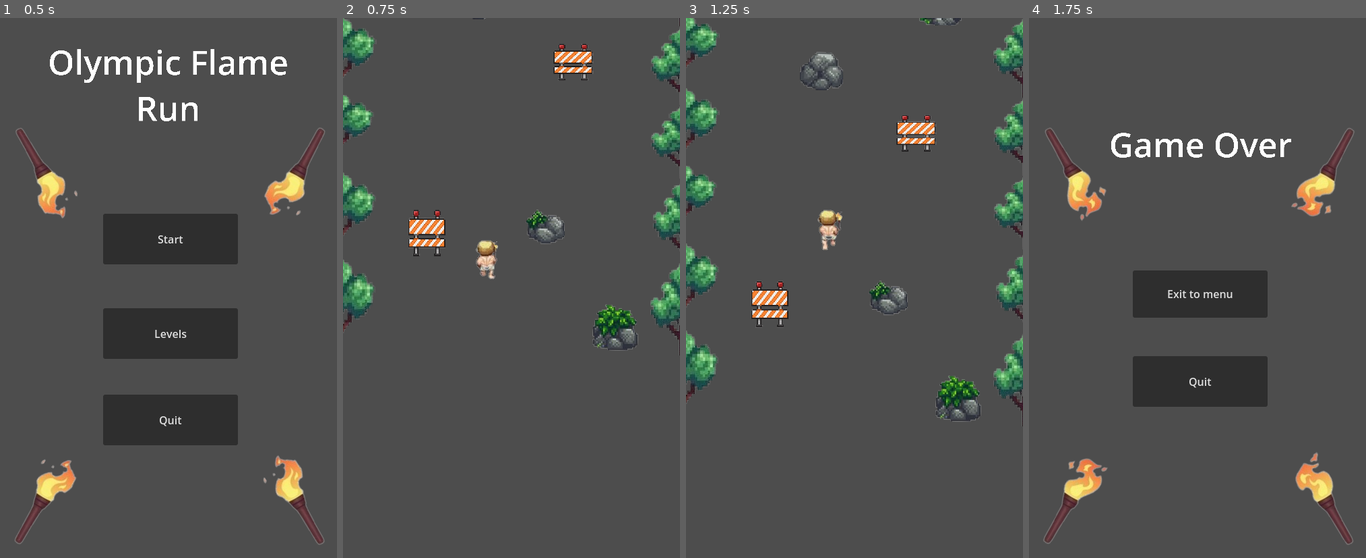
Above: before the commit, frames 1-4 (left to right).
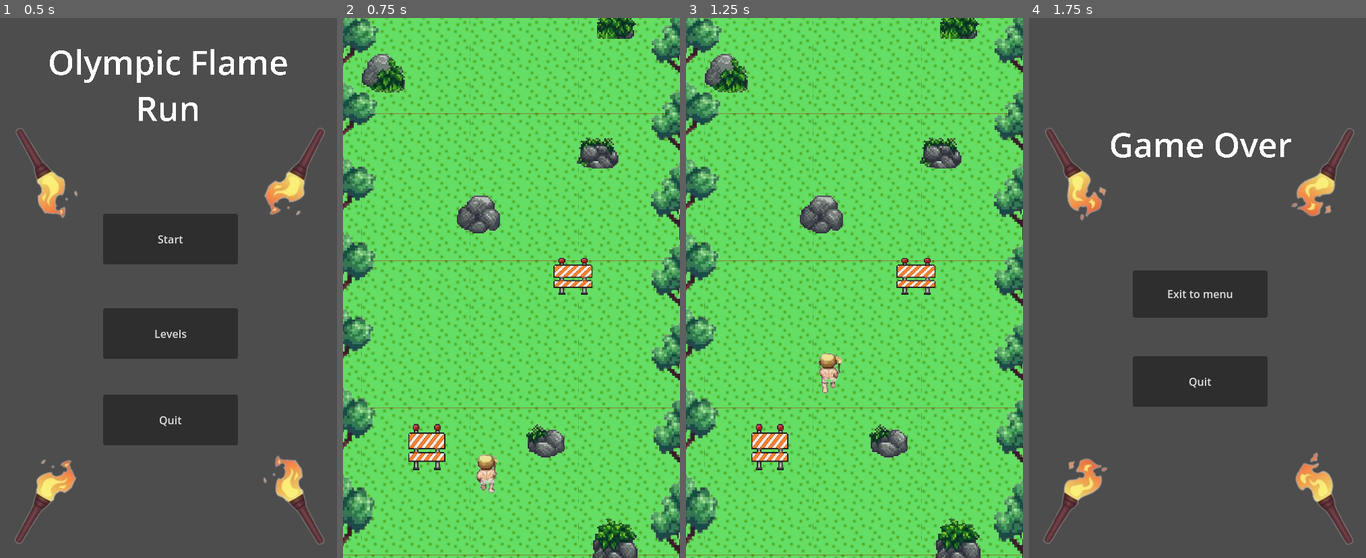
Above: after the commit, the same moments.

Repository: lxnbt/Olympic_Flame_JAM
Game: Godot game, scene res://menu.tscn
Two runs of this game, one before a commit and one after it. Both use one fixed random seed, a clock stepped at 60 frames per second and the inputs below.
Inputs:
- Up to frame 1 (0.5 s): no input
- Up to frame 2 (0.75 s): click "Start" at 0.5 s
- Up to frame 3 (1.25 s): no input
- Up to frame 4 (1.75 s): hold D (move_right) from 1.28 s (still down)

Frame 1 is identical in both runs. In frame 2, 99% of the frame differs, in the area x 0-100%, y 0-100%; in frame 3, 98%; in frame 4, nothing differs.

Commit message:
Add collisions in level 2

Diff:
--- a/src/Levels/1.tscn
+++ b/src/Levels/1.tscn
@@ -2819,95 +2819,85 @@
 [sub_resource type="RectangleShape2D" id="RectangleShape2D_khscs"]
 size = Vector2(58, 60)
 
-[node name="2" type="Node2D"]
-metadata/_edit_vertical_guides_ = [10.0]
+[node name="3" type="Node2D"]
 
 [node name="TextureRect" type="TextureRect" parent="."]
-visible = false
 texture_filter = 1
 offset_left = -938.0
 offset_top = -2911.0
 offset_right = 1568.0
 offset_bottom = 1245.0
 texture = ExtResource("1_y36b5")
-expand_mode = 1
 stretch_mode = 1
 
 [node name="CharacterBody2D" parent="." instance=ExtResource("5_xqwo6")]
 position = Vector2(-36, 29)
-
-[node name="Camera2D" type="Camera2D" parent="CharacterBody2D"]
-position = Vector2(244, 700)
-limit_left = 0
-limit_top = -1000
-position_smoothing_enabled = true
-position_smoothing_speed = 3.0
 
 [node name="Tree33" parent="." instance=ExtResource("2_n43ry")]
 position = Vector2(21, -194)
 scale = Vector2(1.18596, 1.35974)
 
-[node name="Tree2" parent="." instance=ExtResource("2_n43ry")]
+[node name="Tree1" parent="." instance=ExtResource("2_n43ry")]
 position = Vector2(-12, 474)
 scale = Vector2(1.22602, 1.14979)
 
-[node name="Tree4" parent="." instance=ExtResource("2_n43ry")]
+[node name="Tree2" parent="." instance=ExtResource("2_n43ry")]
 position = Vector2(-8, 600)
 scale = Vector2(1.20582, 1.32851)
 
-[node name="Tree6" parent="." instance=ExtResource("2_n43ry")]
+[node name="Tree3" parent="." instance=ExtResource("2_n43ry")]
 position = Vector2(516, 619)
 scale = Vector2(1.19802, 1.32034)
 
-[node name="Tree8" parent="." instance=ExtResource("2_n43ry")]
+[node name="Tree4" parent="." instance=ExtResource("2_n43ry")]
 position = Vector2(-8, 737)
 scale = Vector2(1.18596, 1.53501)
 
-[node name="Tree10" parent="." instance=ExtResource("2_n43ry")]
+[node name="Tree5" parent="." instance=ExtResource("2_n43ry")]
 position = Vector2(512, 747)
 scale = Vector2(1.20297, 1.40741)
 
-[node name="Tree12" parent="." instance=ExtResource("2_n43ry")]
+[node name="Tree6" parent="." instance=ExtResource("2_n43ry")]
 position = Vector2(514, -66)
 scale = Vector2(1.19932, 1.15534)
 
-[node name="Tree14" parent="." instance=ExtResource("2_n43ry")]
+[node name="Tree7" parent="." instance=ExtResource("2_n43ry")]
 position = Vector2(-8.00001, 367)
 scale = Vector2(1.21473, 1.26638)
 
-[node name="Tree16" parent="." instance=ExtResource("2_n43ry")]
+[node name="Tree8" parent="." instance=ExtResource("2_n43ry")]
 position = Vector2(512, 270)
 scale = Vector2(1.19968, 1.20136)
 
-[node name="Tree18" parent="." instance=ExtResource("2_n43ry")]
+[node name="Tree9" parent="." instance=ExtResource("2_n43ry")]
 position = Vector2(513, 500)
 scale = Vector2(1.2088, 1.1165)
 
-[node name="Tree20" parent="." instance=ExtResource("2_n43ry")]
+[node name="Tree10" parent="." instance=ExtResource("2_n43ry")]
 position = Vector2(513, 387)
 scale = Vector2(1.21412, 1.19407)
 
-[node name="Tree22" parent="." instance=ExtResource("2_n43ry")]
-position = Vector2(-6.99999, 30)
+[node name="Tree11" parent="." instance=ExtResource("2_n43ry")]
+position = Vector2(-4, 32)
 scale = Vector2(1.21634, 1.14926)
 
-[node name="Tree24" parent="." instance=ExtResource("2_n43ry")]
+[node name="Tree12" parent="." instance=ExtResource("2_n43ry")]
 position = Vector2(-8, 251)
 scale = Vector2(1.21782, 1.13038)
 
-[node name="Tree26" parent="." instance=ExtResource("2_n43ry")]
+[node name="Tree13" parent="." instance=ExtResource("2_n43ry")]
 position = Vector2(-1, -78)
 scale = Vector2(1.21264, 1.22979)
 
-[node name="Tree28" parent="." instance=ExtResource("2_n43ry")]
+[node name="Tree14" parent="." instance=ExtResource("2_n43ry")]
 position = Vector2(-5, 140)
 scale = Vector2(1.21136, 1.09936)
 
-[node name="Tree30" parent="." instance=ExtResource("2_n43ry")]
+[node name="Tree15" parent="." instance=ExtResource("2_n43ry")]
 position = Vector2(514, 157)
 scale = Vector2(1.22498, 1.17271)
 
-[node name="Tree32" parent="." instance=ExtResource("2_n43ry")]
+[node name="Tree16" parent="." instance=ExtResource("2_n43ry")]
 position = Vector2(513, 43)
 scale = Vector2(1.20468, 1.14841)
 
@@ -2920,18 +2910,6 @@
 scale = Vector2(0.266153, 0.248992)
 
 [node name="Fence3" parent="." instance=ExtResource("4_v51eu")]
-position = Vector2(304, -78.0001)
-scale = Vector2(0.270378, 0.274783)
-
-[node name="Fence4" parent="." instance=ExtResource("4_v51eu")]
-position = Vector2(124, 635)
-scale = Vector2(0.252485, 0.315292)
-
-[node name="Fence5" parent="." instance=ExtResource("4_v51eu")]
-position = Vector2(341, 382)
-scale = Vector2(0.266153, 0.248992)
-
-[node name="Fence6" parent="." instance=ExtResource("4_v51eu")]
 position = Vector2(304, -78.0001)
 scale = Vector2(0.270378, 0.274783)
 
@@ -2946,7 +2924,7 @@
 position = Vector2(-43, 46)
 
 [node name="CollisionShape2D" type="CollisionShape2D" parent="StaticBody2D"]
-position = Vector2(38, -104)
+position = Vector2(44, -102.5)
 shape = SubResource("RectangleShape2D_03irk")
 
 [node name="CollisionShape2D2" type="CollisionShape2D" parent="StaticBody2D"]
@@ -2965,136 +2943,68 @@
 position = Vector2(347, -123)
 shape = SubResource("RectangleShape2D_khscs")
 
-[node name="Fence4" type="CollisionShape2D" parent="StaticBody2D"]
-position = Vector2(347, -123)
-shape = SubResource("RectangleShape2D_khscs")
-
-[node name="Tree34" parent="." instance=ExtResource("2_n43ry")]
+[node name="Tree17" parent="." instance=ExtResource("2_n43ry")]
 position = Vector2(9, -461)
 scale = Vector2(1.22602, 1.14979)
 
-[node name="Tree35" parent="." instance=ExtResource("2_n43ry")]
+[node name="Tree18" parent="." instance=ExtResource("2_n43ry")]
 position = Vector2(37, -375)
 scale = Vector2(1.20582, 1.32851)
 
-[node name="Tree36" parent="." instance=ExtResource("2_n43ry")]
+[node name="Tree19" parent="." instance=ExtResource("2_n43ry")]
 position = Vector2(485, -321)
 scale = Vector2(1.19802, 1.32034)
 
-[node name="Tree37" parent="." instance=ExtResource("2_n43ry")]
+[node name="Tree20" parent="." instance=ExtResource("2_n43ry")]
 position = Vector2(-2, -290.026)
 scale = Vector2(1.18596, 1.35974)
 
-[node name="Tree38" parent="." instance=ExtResource("2_n43ry")]
+[node name="Tree21" parent="." instance=ExtResource("2_n43ry")]
 position = Vector2(514, -191)
 scale = Vector2(1.20297, 1.40741)
 
-[node name="Tree39" parent="." instance=ExtResource("2_n43ry")]
+[node name="Tree22" parent="." instance=ExtResource("2_n43ry")]
 position = Vector2(448, -875)
 scale = Vector2(1.19932, 1.15534)
 
-[node name="Tree40" parent="." instance=ExtResource("2_n43ry")]
+[node name="Tree23" parent="." instance=ExtResource("2_n43ry")]
 position = Vector2(-2, -550)
 scale = Vector2(1.21473, 1.26638)
 
-[node name="Tree41" parent="." instance=ExtResource("2_n43ry")]
+[node name="Tree24" parent="." instance=ExtResource("2_n43ry")]
 position = Vector2(535, -573)
 scale = Vector2(1.19968, 1.20136)
 
-[node name="Tree42" parent="." instance=ExtResource("2_n43ry")]
+[node name="Tree25" parent="." instance=ExtResource("2_n43ry")]
 position = Vector2(515, -432)
 scale = Vector2(1.2088, 1.1165)
 
-[node name="Tree43" parent="." instance=ExtResource("2_n43ry")]
+[node name="Tree26" parent="." instance=ExtResource("2_n43ry")]
 position = Vector2(492, -523)
 scale = Vector2(1.21412, 1.19407)
 
-[node name="Tree44" parent="." instance=ExtResource("2_n43ry")]
+[node name="Tree27" parent="." instance=ExtResource("2_n43ry")]
 position = Vector2(1, -812)
 scale = Vector2(1.21634, 1.14926)
 
-[node name="Tree45" parent="." instance=ExtResource("2_n43ry")]
+[node name="Tree28" parent="." instance=ExtResource("2_n43ry")]
 position = Vector2(20, -629)
 scale = Vector2(1.21782, 1.13038)
 
-[node name="Tree46" parent="." instance=ExtResource("2_n43ry")]
+[node name="Tree29" parent="." instance=ExtResource("2_n43ry")]
 position = Vector2(-4.76837e-07, -892)
 scale = Vector2(1.21264, 1.22979)
 
-[node name="Tree47" parent="." instance=ExtResource("2_n43ry")]
+[node name="Tree30" parent="." instance=ExtResource("2_n43ry")]
 position = Vector2(6, -721)
 scale = Vector2(1.21136, 1.09936)
 
-[node name="Tree48" parent="." instance=ExtResource("2_n43ry")]
+[node name="Tree31" parent="." instance=ExtResource("2_n43ry")]
 position = Vector2(500, -682)
 scale = Vector2(1.22498, 1.17271)
 
-[node name="Tree49" parent="." instance=ExtResource("2_n43ry")]
+[node name="Tree32" parent="." instance=ExtResource("2_n43ry")]
 position = Vector2(464, -785)
 scale = Vector2(1.20468, 1.14841)
 
-[node name="Tree50" parent="." instance=ExtResource("2_n43ry")]
-position = Vector2(9, -461)
-scale = Vector2(1.22602, 1.14979)
-
-[node name="Tree51" parent="." instance=ExtResource("2_n43ry")]
-position = Vector2(37, -375)
-scale = Vector2(1.20582, 1.32851)
-
-[node name="Tree52" parent="." instance=ExtResource("2_n43ry")]
-position = Vector2(485, -321)
-scale = Vector2(1.19802, 1.32034)
-
-[node name="Tree53" parent="." instance=ExtResource("2_n43ry")]
-position = Vector2(-2, -290.026)
-scale = Vector2(1.18596, 1.35974)
-
-[node name="Tree54" parent="." instance=ExtResource("2_n43ry")]
-position = Vector2(514, -191)
-scale = Vector2(1.20297, 1.40741)
-
-[node name="Tree55" parent="." instance=ExtResource("2_n43ry")]
-position = Vector2(448, -875)
-scale = Vector2(1.19932, 1.15534)
-
-[node name="Tree56" parent="." instance=ExtResource("2_n43ry")]
-position = Vector2(-2, -550)
-scale = Vector2(1.21473, 1.26638)
-
-[node name="Tree57" parent="." instance=ExtResource("2_n43ry")]
-position = Vector2(535, -573)
-scale = Vector2(1.19968, 1.20136)
-
-[node name="Tree58" parent="." instance=ExtResource("2_n43ry")]
-position = Vector2(515, -432)
-scale = Vector2(1.2088, 1.1165)
-
-[node name="Tree59" parent="." instance=ExtResource("2_n43ry")]
-position = Vector2(492, -523)
-scale = Vector2(1.21412, 1.19407)
-
-[node name="Tree60" parent="." instance=ExtResource("2_n43ry")]
-position = Vector2(1, -812)
-scale = Vector2(1.21634, 1.14926)
-
-[node name="Tree61" parent="." instance=ExtResource("2_n43ry")]
-position = Vector2(20, -629)
-scale = Vector2(1.21782, 1.13038)
-
-[node name="Tree62" parent="." instance=ExtResource("2_n43ry")]
-position = Vector2(-4.76837e-07, -892)
-scale = Vector2(1.21264, 1.22979)
-
-[node name="Tree63" parent="." instance=ExtResource("2_n43ry")]
-position = Vector2(6, -721)
-scale = Vector2(1.21136, 1.09936)
-
-[node name="Tree64" parent="." instance=ExtResource("2_n43ry")]
-position = Vector2(500, -682)
-scale = Vector2(1.22498, 1.17271)
-
-[node name="Tree65" parent="." instance=ExtResource("2_n43ry")]
-position = Vector2(464, -785)
-scale = Vector2(1.20468, 1.14841)
-
 [connection signal="input_event" from="CharacterBody2D" to="CharacterBody2D" method="_process"]
--- a/src/Levels/2.tscn
+++ b/src/Levels/2.tscn
@@ -1,9 +1,25 @@
-[gd_scene load_steps=5 format=3 uid="uid://dugbq1fj41bnt"]
-
-[ext_resource type="Texture2D" uid="uid://bnl1jaywef7af" path="res://assets/water_sprite.png" id="1_08ka3"]
-[ext_resource type="Texture2D" uid="uid://dcad4ejkmawkv" path="res://assets/wood-bridge-sprite.png" id="2_afccr"]
+[gd_scene load_steps=10 format=3 uid="uid://1gfgmxxr78rn"]
+
+[ext_resource type="Texture2D" path="res://assets/water_sprite.png" id="1_08ka3"]
+[ext_resource type="Texture2D" path="res://assets/wood-bridge-sprite.png" id="2_afccr"]
 [ext_resource type="PackedScene" uid="uid://43px8l1gsqr6" path="res://scenes/main_character.tscn" id="2_xsbh7"]
-[ext_resource type="PackedScene" path="res://fence_scene.tscn" id="4_nxsuo"]
+[ext_resource type="PackedScene" uid="uid://6cl3g4egnea7" path="res://fence_scene.tscn" id="4_nxsuo"]
+
+[sub_resource type="RectangleShape2D" id="RectangleShape2D_56xvd"]
+size = Vector2(153.25, 80)
+
+[sub_resource type="RectangleShape2D" id="RectangleShape2D_y6rqk"]
+size = Vector2(164.25, 60)
+
+[sub_resource type="RectangleShape2D" id="RectangleShape2D_v0i18"]
+size = Vector2(109, 4206)
+
+[sub_resource type="RectangleShape2D" id="RectangleShape2D_02552"]
+size = Vector2(61, 60)
+
+[sub_resource type="CapsuleShape2D" id="CapsuleShape2D_qntq7"]
+radius = 18.0
+height = 86.0875
 
 [node name="2" type="Node2D"]
 position = Vector2(-9, -1260)
@@ -139,4 +155,65 @@
 position = Vector2(297.937, -1207.25)
 scale = Vector2(0.266153, 0.248992)
 
+[node name="StaticBody2D" type="StaticBody2D" parent="."]
+position = Vector2(-43, 46)
+
+[node name="Water4" type="CollisionShape2D" parent="StaticBody2D"]
+position = Vector2(432, 1863)
+shape = SubResource("RectangleShape2D_56xvd")
+
+[node name="Water3" type="CollisionShape2D" parent="StaticBody2D"]
+position = Vector2(153, -1755)
+shape = SubResource("RectangleShape2D_56xvd")
+
+[node name="Fence5" type="CollisionShape2D" parent="StaticBody2D"]
+position = Vector2(417.875, 1437)
+shape = SubResource("RectangleShape2D_y6rqk")
+
+[node name="CollisionShape2D" type="CollisionShape2D" parent="StaticBody2D"]
+position = Vector2(38, -117)
+shape = SubResource("RectangleShape2D_v0i18")
+
+[node name="CollisionShape2D2" type="CollisionShape2D" parent="StaticBody2D"]
+position = Vector2(551, -135)
+shape = SubResource("RectangleShape2D_v0i18")
+
+[node name="Fence" type="CollisionShape2D" parent="StaticBody2D"]
+position = Vector2(343, 683)
+shape = SubResource("RectangleShape2D_y6rqk")
+
+[node name="Fence2" type="CollisionShape2D" parent="StaticBody2D"]
+position = Vector2(175, 34)
+shape = SubResource("RectangleShape2D_y6rqk")
+
+[node name="Fence3" type="CollisionShape2D" parent="StaticBody2D"]
+position = Vector2(393, -1256)
+shape = SubResource("RectangleShape2D_y6rqk")
+
+[node name="Fence4" type="CollisionShape2D" parent="StaticBody2D"]
+position = Vector2(280, -443)
+shape = SubResource("RectangleShape2D_y6rqk")
+
+[node name="Fence6" type="CollisionShape2D" parent="StaticBody2D"]
+position = Vector2(178.5, 1438)
+shape = SubResource("RectangleShape2D_02552")
+
+[node name="Water" type="CollisionShape2D" parent="StaticBody2D"]
+position = Vector2(145.625, 305)
+shape = SubResource("RectangleShape2D_56xvd")
+
+[node name="Water2" type="CollisionShape2D" parent="StaticBody2D"]
+position = Vector2(437, -193)
+shape = SubResource("RectangleShape2D_56xvd")
+
+[node name="Hole_water" type="CollisionShape2D" parent="StaticBody2D"]
+position = Vector2(280, 1078)
+rotation = 1.58306
+shape = SubResource("CapsuleShape2D_qntq7")
+
+[node name="Hole_water2" type="CollisionShape2D" parent="StaticBody2D"]
+position = Vector2(281, -979)
+rotation = -1.62857
+shape = SubResource("CapsuleShape2D_qntq7")
+
 [connection signal="input_event" from="CharacterBody2D" to="CharacterBody2D" method="_process"]
Not shown: 1 places in src/Levels/1.tscn that only renumber resources
